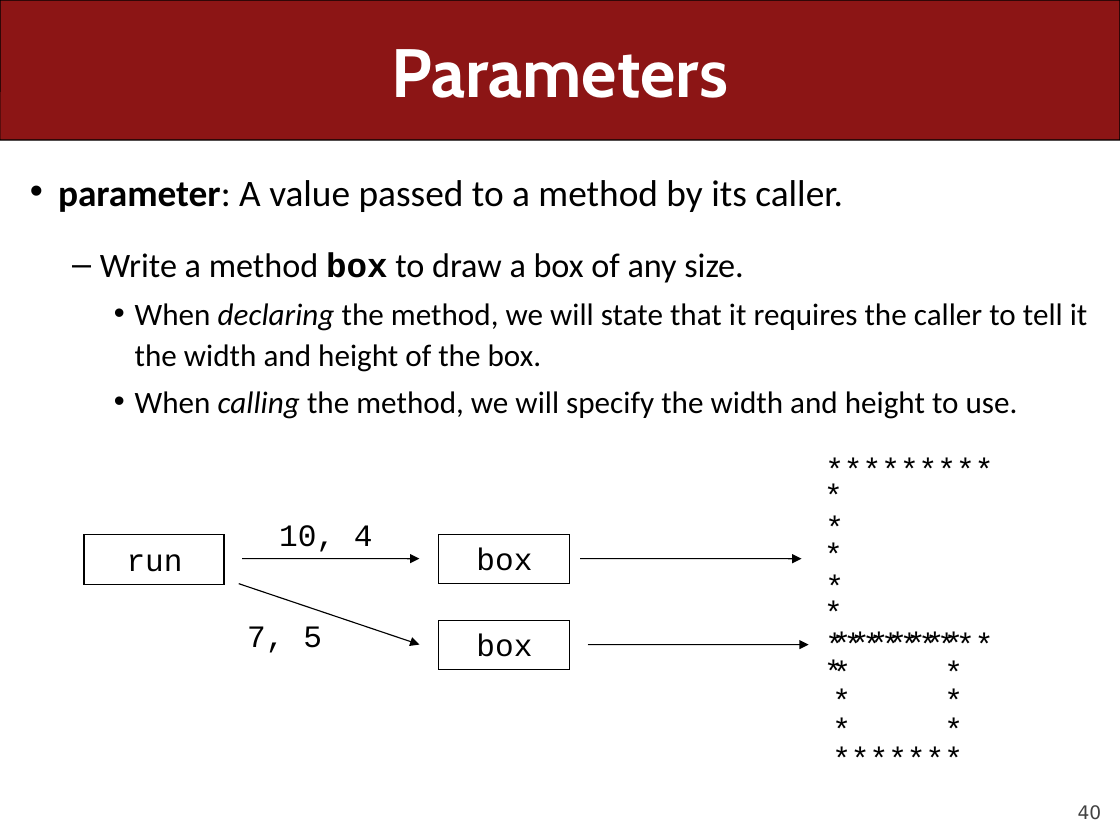
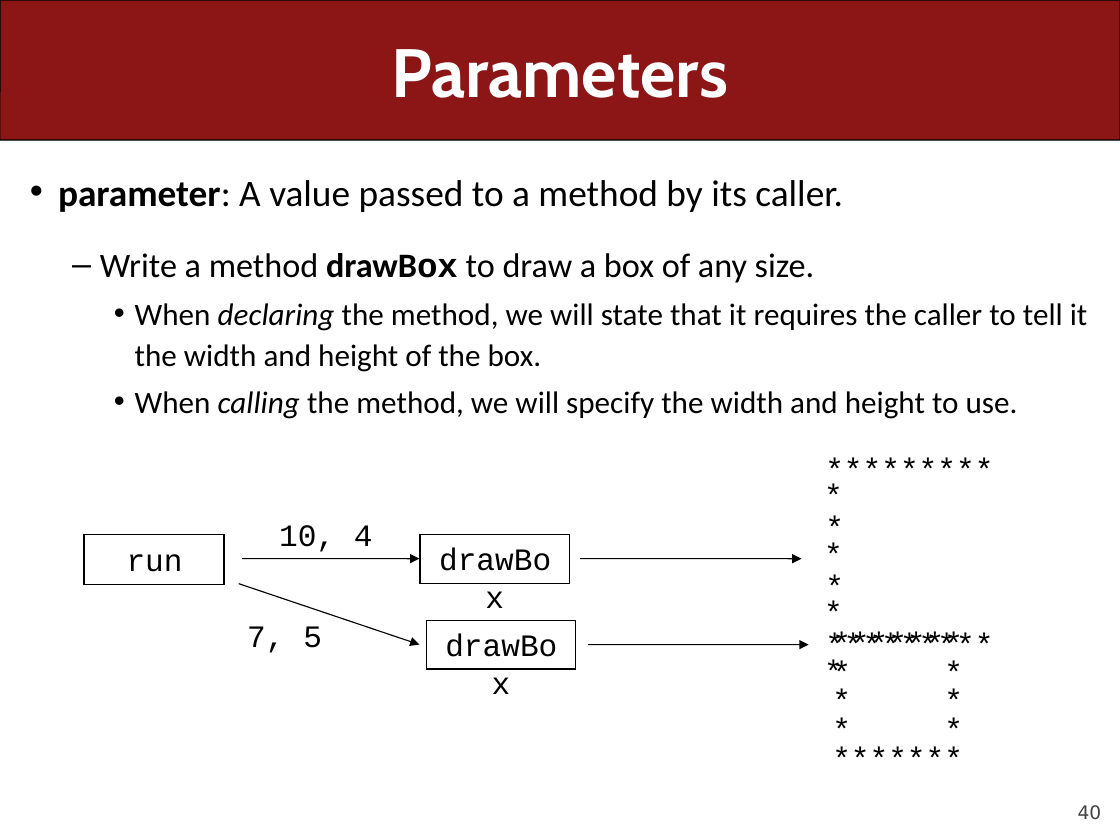
Before and after one commit to ckincaid17/cs106a-summer-2018, a slide deck: slide 40 of WWW/lectures/Lecture7/Lecture7.pptx. Drawn at 1120x840 pixels with LibreOffice and Linux fonts; fonts in the diff are those of the drawing. Boxes give left, top, right and bottom in pixels: in the first picture for what was removed or moved away, otherwise in the second. Text is boxed around its words. In the diff, an @@ line names an element or a change of style, - is before the commit and + after.

Commit message:
updated lecture 7

```diff
--- a/WWW/lectures/Lecture7/Lecture7.pptx
+++ b/WWW/lectures/Lecture7/Lecture7.pptx
@@ text at (100, 253, 815, 283): text changed @@
-  – Write a method box to draw a box of any size.
+  – Write a method drawBox to draw a box of any size.
@@ rectangle "drawBox": place and size @@
-rectangle "drawBox" at (439, 534, 570, 584)
+rectangle "drawBox" at (420, 534, 569, 584)
@@ text in rectangle at (476, 548, 532, 571): text changed @@
-box
+drawBox
@@ rectangle added at (427, 620, 576, 670), outline #000000 0.75 pt, 20 pt, text #000000 @@
+drawBox
@@ rectangle removed at (439, 620, 570, 670) @@
-box
```
Also in this commit, not shown: 11 other slides changed, 40 slides removed, 2 other files.
